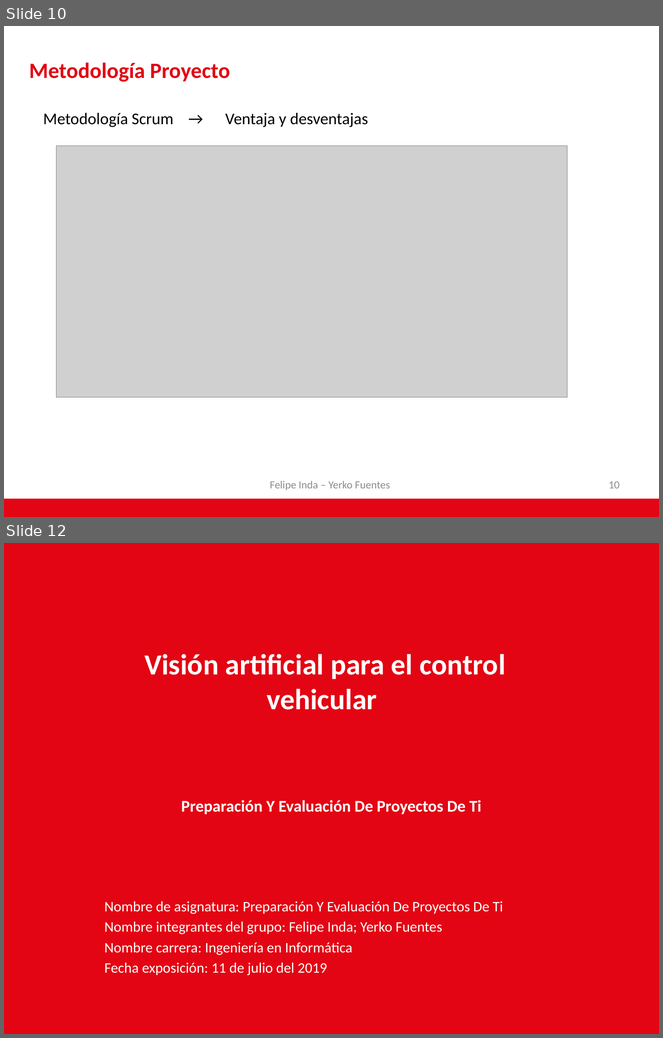
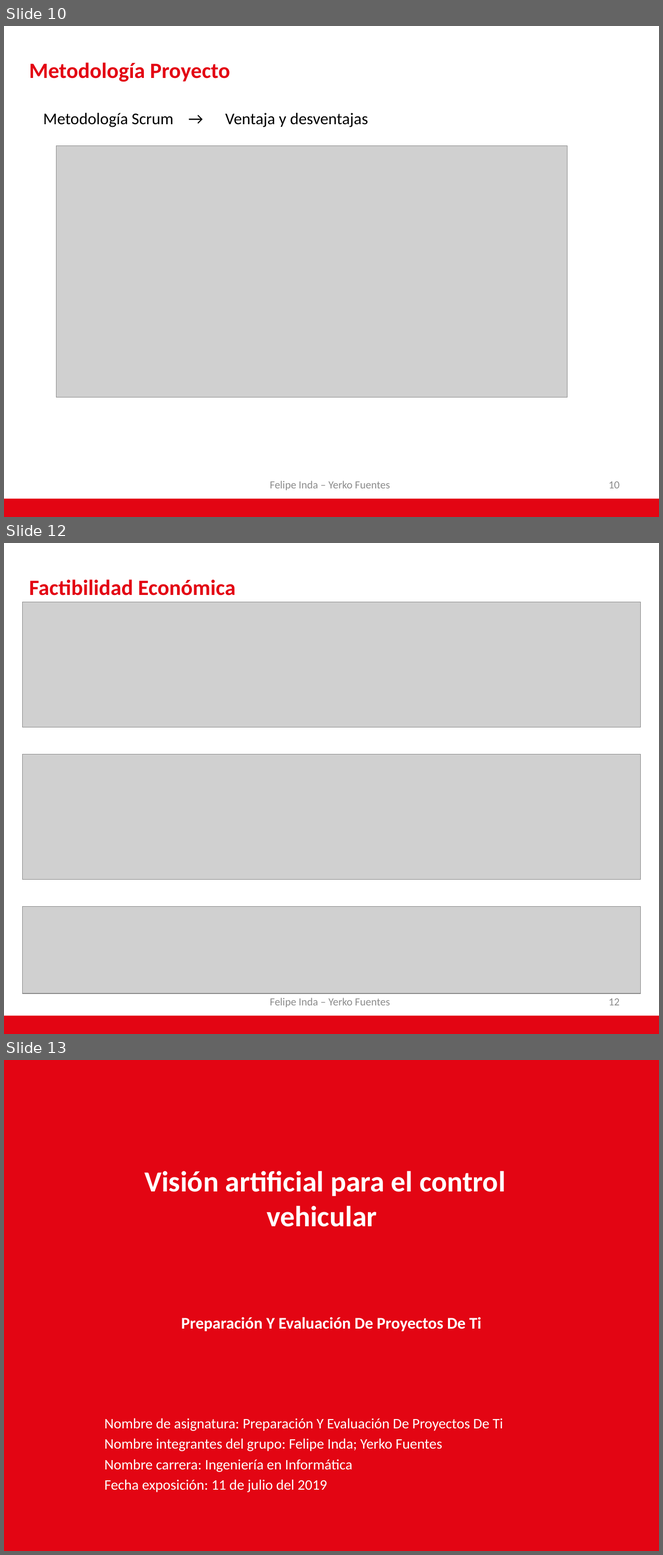
Before and after one commit to AdNNNN/inacap.2019, a slide deck: trabajos.inacap.2019/Preparacion y evaluacion de proyecto (PEP)/Visión artificial para el control vehicular .pptx. Shown one above the other, each under a label of ours: slides 10 and 12 before the commit, slides 10, 12 and 13 after it; the slides between them are not shown. The pictures are 663x1038 and 663x1555 pixels, drawn with LibreOffice and Linux fonts; fonts in the diff are those of the drawing; grey boxes stand for pictures; background and template pictures are left out. Boxes give left, top, right and bottom in pixels: in the first picture for what was removed or moved away, otherwise in the second. Text is boxed around its words. In the diff, an @@ line names an element or a change of style, - is before the commit and + after.

```diff
--- a/trabajos.inacap.2019/Preparacion y evaluacion de proyecto (PEP)/Visión artificial para el control vehicular .pptx
+++ b/trabajos.inacap.2019/Preparacion y evaluacion de proyecto (PEP)/Visión artificial para el control vehicular .pptx
@@ slide 12 added at [4,543,659,1034], background #FFFFFF; not listed: 1 template element that a slide beside it also shows @@
@@ title added at [29,579,236,596], 24 pt, text #E30513, bold @@
+Factibilidad Económica
@@ picture added at [22,602,640,727] @@
@@ picture added at [22,755,640,880] @@
@@ picture added at [22,906,640,994] @@
@@ text added at [270,998,390,1008], 12 pt, text #8C8C8C @@
+Felipe Inda – Yerko Fuentes
@@ page number added at [609,999,620,1006], 12 pt, text #8C8C8C @@
+12
@@ what was slide 12 is now slide 13 @@
```
Also in this commit, not shown: 2 slides changed.
